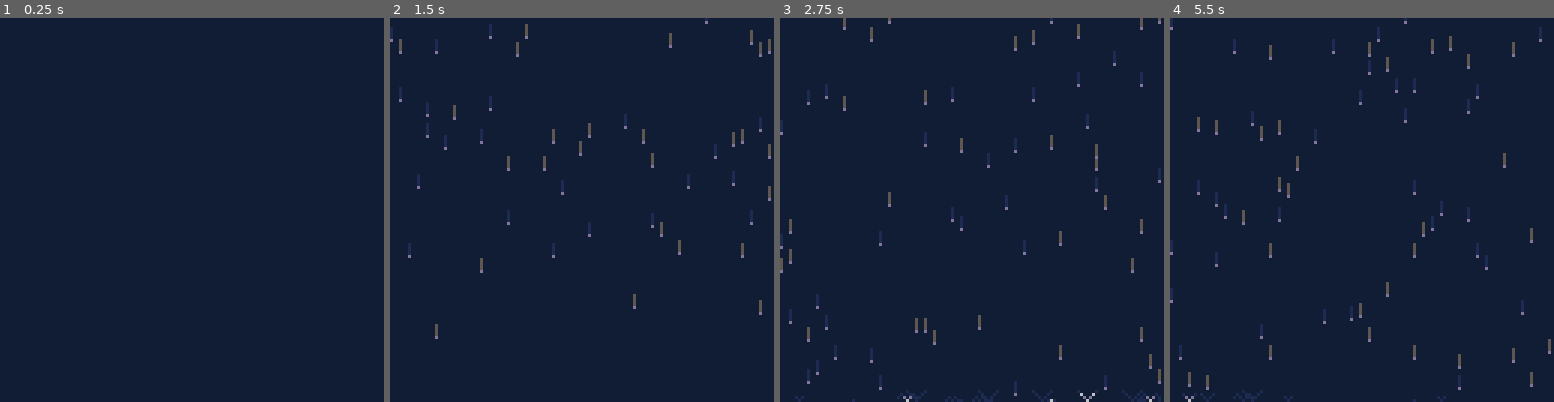
Above: before the commit, frames 1-4 (left to right).
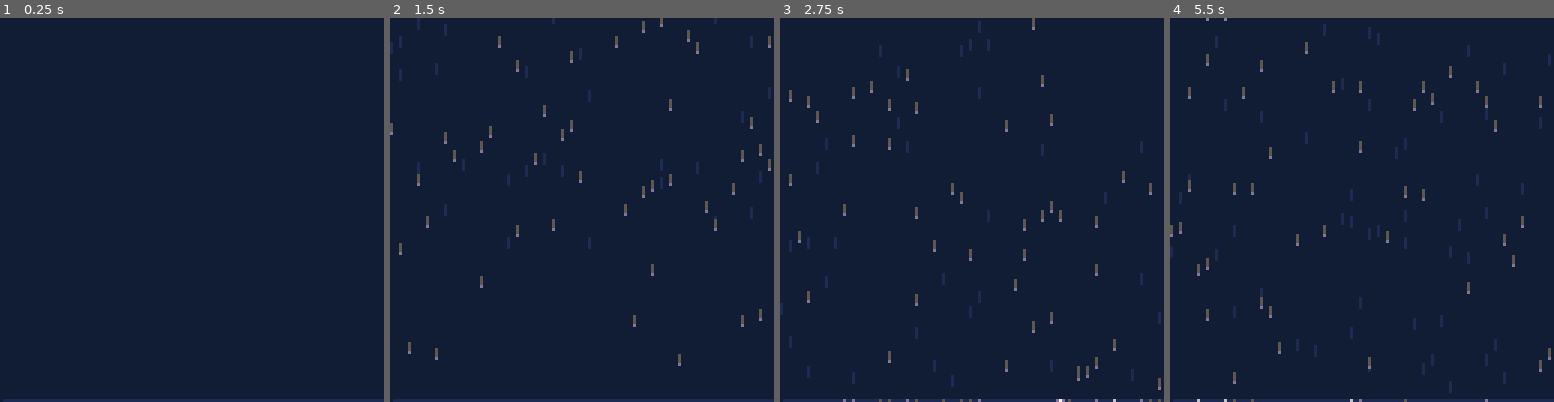
Above: after the commit, the same moments.

Repository: broquaint/pico8-carts
Game: PICO-8 cartridge rain.p8
The game is run twice, just before and just after one commit, with the same random seed, the same clock (stepped at 60 frames per second) and the same inputs.
Inputs:
- Up to frame 1 (0.25 s): no input
- Up to frame 2 (1.5 s): no input
- Up to frame 3 (2.75 s): no input
- Up to frame 4 (5.5 s): no input

The runs differ from the first frame. In frame 1, 0.8% of the frame differs, in the area x 0-100%, y 99-100%; in frame 2, 3.8%; in frame 3, 4.5%; in frame 4, 4.9%, in the area x 0-100%, y 0-100%.

Commit message:
Make it more like rain
Add some wind. Which makes it not look less like rain?

Diff:
--- a/rain.p8
+++ b/rain.p8
@@ -14,7 +14,8 @@
 
 function animate_rain(obj)
    while obj.y < 125 do
-      obj.x += wind > 0 and rnd() or 0
+      local wind_speed = is_slow(obj) and rnd()*0.5 or rnd()
+      obj.x += wind > 0 and wind*wind_speed or 0
       obj.y += obj.speed
       yield()
    end
@@ -25,6 +26,10 @@
       wait(2+randx(2))
    end
    wait(1)
+end
+
+function is_slow(p)
+   return p.speed < 1.25
 end
 
 function rand_tile_x()
@@ -44,11 +49,11 @@
    run_animations()
 
    if frame_count % 20 == 0 then
-      for i = 1,20 do
+      for i = 1,30 do
          local rain_particle = make_obj({
                x = rand_tile_x(),
-               y = -randx(10),
-               speed = 0.75+rnd(),
+               y = -randx(20),
+               speed = min(2, 0.75+rnd()+(1.2/i)),
                splashing = false,
                sprite = 1
          })
@@ -58,7 +63,14 @@
    end
 
    if frame_count % 360 == 0 then
-      wind = wind == 0 and 1 or 0
+      local dir = wind == 0 and 1 or 0
+      animate(function()
+            local frames = 100
+            for i = 1,frames do
+               wind = dir > 0 and (i/frames) or 1-(i/frames)
+               yield()
+            end
+      end)
    end
 
    for idx, p in pairs(rain_particles) do
@@ -71,27 +83,30 @@
 end
 
 function draw_rain(p)
-   local is_slow = p.speed < 1.25
    if p.splashing then
-      local s = is_slow and p.sprite or p.sprite+16
+      local s = is_slow(p) and p.sprite or p.sprite+16
       spr(s, p.x, 120)
    else
-      local c = is_slow and storm or slate
-      line(p.x, p.y, p.x-wind, p.y-3, c)
-      pset(p.x, p.y+1, dusk)
+      local c = is_slow(p) and storm or slate
+      local l = 3 --is_slow(p) and 3 or 4
+      line(p.x, p.y, p.x-wind, p.y-l, c)
+      if not is_slow(p) then
+         pset(p.x, p.y, dusk)
+      end
    end
 end
 
 function _draw()
    pal(black,midnight,1)
    cls(black)
+   line(1,127,127,127,storm)
    for p in all(rain_particles) do
-      if p.speed < 1.25 then
+      if is_slow(p) then
          draw_rain(p)
       end
    end
    for p in all(rain_particles) do
-      if p.speed >= 1.25 then
+      if not is_slow(p) then
          draw_rain(p)
       end
    end
@@ -102,15 +117,15 @@
 00000000000000000000000000000000000000000000000000000000000000000000000000000000000000000000000000000000000000000000000000000000
 00700700000000000000000000000000000000000000000000000000000000000000000000000000000000000000000000000000000000000000000000000000
 00077000000000000000000000000000000000000000000000000000000000000000000000000000000000000000000000000000000000000000000000000000
-00077000000000000000000000000000100000100000000000000000000000000000000000000000000000000000000000000000000000000000000000000000
-00700700000000000000000001000100060006000100010000000000000000000000000000000000000000000000000000000000000000000000000000000000
-00000000000000000010100000d0d00000d0d00010d0d01000101000000000000000000000000000000000000000000000000000000000000000000000000000
-00000000000100000001000000060000000600000006000001060100001610000000000000000000000000000000000000000000000000000000000000000000
+00077000000000000000000000000000000000000000000000000000000000000000000000000000000000000000000010000010000000000000000000000000
+00700700000000000000000000000000000000000000000000000000000000000000000000000000000000000100010006000600010001000000000000000000
+000000000000000000000000000000000000000000000000000000000000000000000000000000000010100000d0d00000d0d00010d0d0100010100000000000
+000000000001000000011000001d10000016100000d7d00000161000001110000000000000010000000100000006000000060000000600000106010000161000
 00000000000000000000000000000000000000000000000000000000000000000000000000000000000000000000000000000000000000000000000000000000
 00000000000000000000000000000000000000000000000000000000000000000000000000000000000000000000000000000000000000000000000000000000
 00000000000000000000000000000000000000000000000000000000000000000000000000000000000000000000000000000000000000000000000000000000
 00000000000000000000000000000000000000000000000000000000000000000000000000000000000000000000000000000000000000000000000000000000
-00000000000000000000000000000000100000100000000000000000000000000000000000000000000000000000000000000000000000000000000000000000
-00000000000000000000000001000100010001000100010000000000000000000000000000000000000000000000000000000000000000000000000000000000
-00000000000000000010100000101000001010001010101000101000000000000000000000000000000000000000000000000000000000000000000000000000
-00000000000100000001000000010000000100000001000001010100001110000000000000000000000000000000000000000000000000000000000000000000
+00000000000000000000000000000000000000000000000000000000000000000000000000000000000000000000000010000010000000000000000000000000
+00000000000000000000000000000000000000000000000000000000000000000000000000000000000000000100010001000100010001000000000000000000
+00000000000000000000000000000000000000000000000000000000000000000000000000000000001010000010100000101000101010100010100000000000
+00000000000100000001100000151000001d1000001d100000151000001110000000000000010000000100000001000000010000000100000101010000111000
